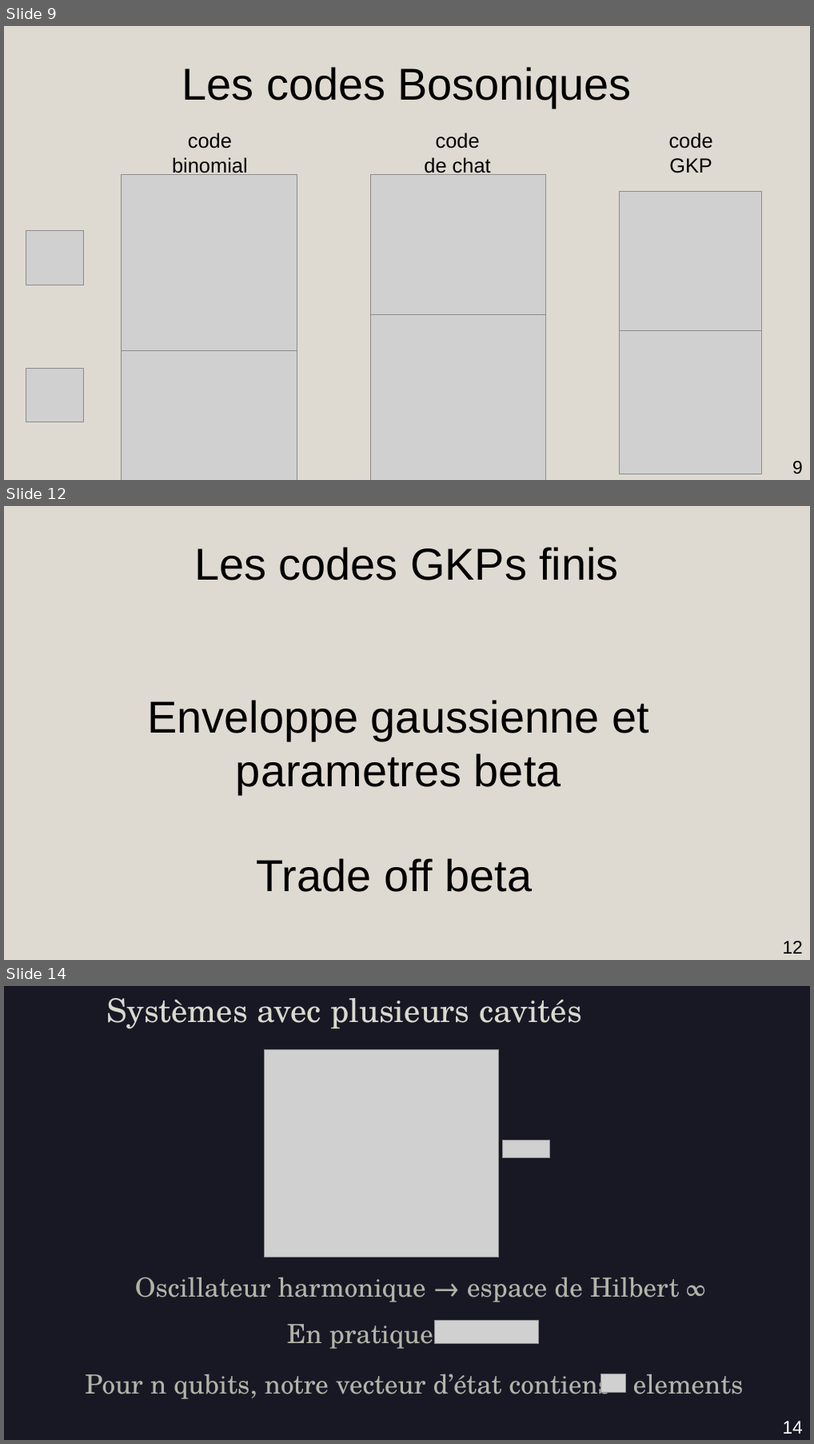
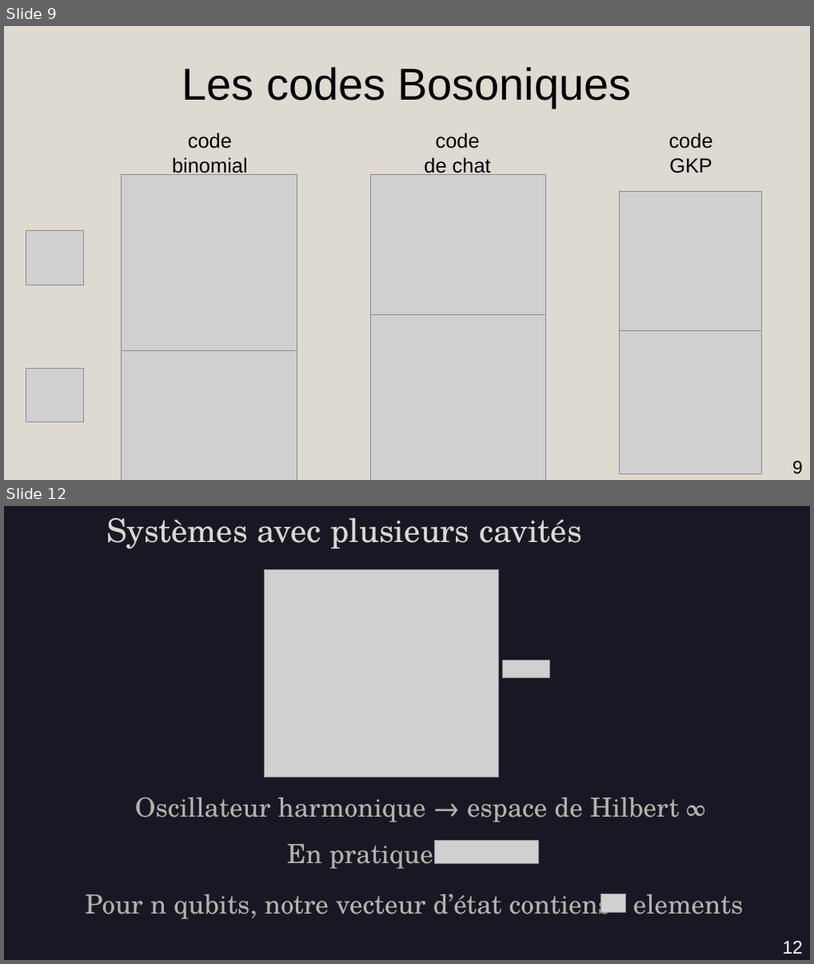
Before and after one commit to AmdaU/presentations, a slide deck: Seminaire/Seminaire.odp. Shown one above the other, each under a label of ours: slides 9, 12 and 14 before the commit, slides 9 and 12 after it; the slides between them are not shown. The pictures are 814x1444 and 814x964 pixels, drawn with LibreOffice and Linux fonts; fonts in the diff are those of the drawing; grey boxes stand for pictures. Boxes give left, top, right and bottom in pixels: in the first picture for what was removed or moved away, otherwise in the second. Text is boxed around its words. In the diff, an @@ line names an element or a change of style, - is before the commit and + after.

```diff
--- a/Seminaire/Seminaire.odp
+++ b/Seminaire/Seminaire.odp
@@ slide 12 removed at (4, 506, 810, 960), background #DFDAD1 @@
@@ title removed at (194, 547, 618, 580) @@
-Les codes GKPs finis
@@ title removed at (148, 700, 650, 794) @@
-Enveloppe gaussienne et parametres beta
@@ title removed at (257, 858, 533, 892) @@
-Trade off beta
@@ page number removed at (783, 940, 803, 953) @@
-12
@@ what was slide 14 is now slide 12 @@
@@ page number at (783, 940, 803, 953): text changed @@
-14
+12
```
Also in this commit, not shown: 6 slides changed, 3 slides added, 4 other slides removed, 15 other files.
